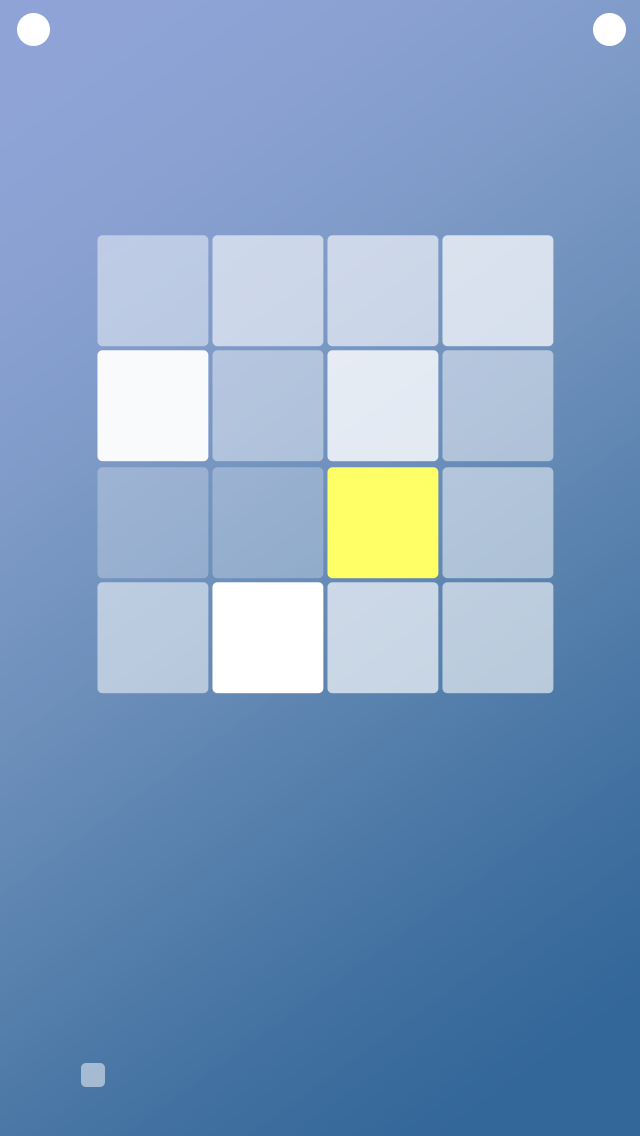
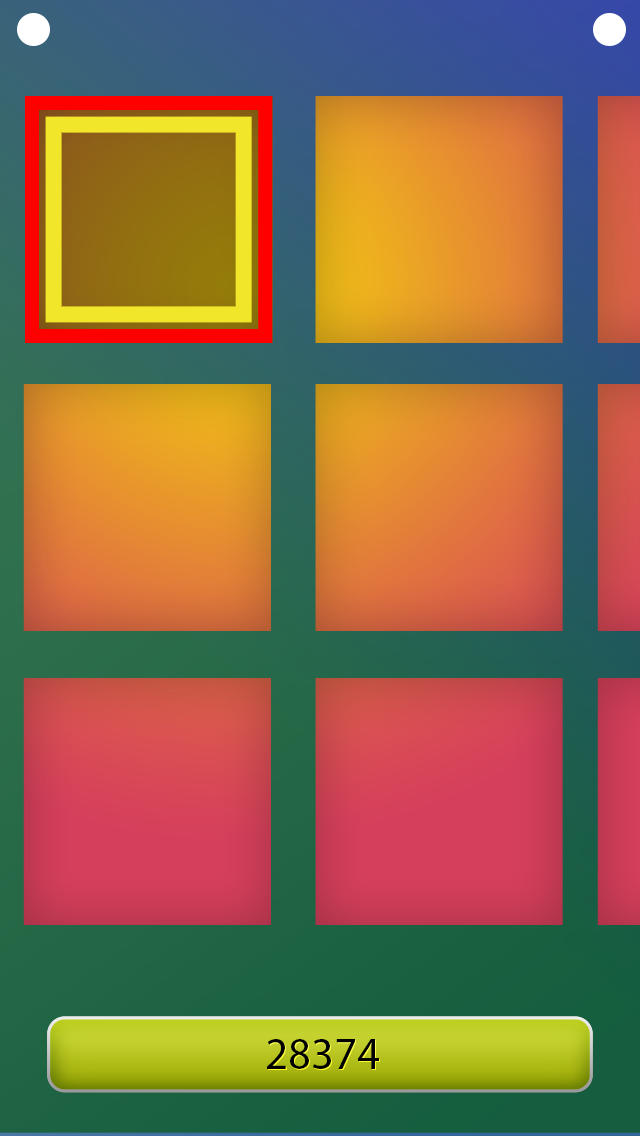
Before/after of a 640 × 1136 layered artwork. What changed in the layer stack:
removed group "Plot" (54 layers) over (x1=93, y1=222, x2=554, y2=757)
removed group "Example 1 (Center)" (17 layers) from group "Plot" over (x1=97, y1=235, x2=554, y2=694)
removed group "Qubits" (16 layers) from group "Example 1 (Center)" over (x1=97, y1=235, x2=554, y2=694)
removed layer "Qubit copy 14" (was 48%) from group "Qubits" over (x1=442, y1=350, x2=554, y2=462)
added group "store" with 23 layers above "Rounded Rectangle 1" over (x1=0, y1=0, x2=640, y2=1133)
added group "shop1" with 12 layers in group "store" over (x1=23, y1=96, x2=640, y2=925)
added layer "Shape 6 copy 37" in group "shop1" over (x1=23, y1=678, x2=271, y2=925)
added layer "Shape 6 copy 34" in group "shop1" over (x1=315, y1=678, x2=563, y2=925)
added layer "Shape 6 copy 33" in group "shop1" over (x1=23, y1=384, x2=271, y2=631)
added layer "Shape 6 copy 31" in group "shop1" over (x1=315, y1=384, x2=563, y2=631)
added layer "Shape 6 copy 28" in group "shop1" over (x1=315, y1=96, x2=563, y2=343)
added group "Group 38" with 3 layers in group "shop1" over (x1=25, y1=96, x2=273, y2=343)
added layer "Shape 6 copy 35" in group "Group 38" over (x1=45, y1=116, x2=252, y2=323)
added layer "Shape 6 copy 27" in group "Group 38" over (x1=25, y1=96, x2=273, y2=343)
added layer "Shape 6 copy 30" in group "Group 38" over (x1=25, y1=96, x2=273, y2=343)
added group "Group 29" with 9 layers in group "store" over (x1=0, y1=0, x2=640, y2=1133)
added group "Restart copy" with 4 layers in group "Group 29" over (x1=47, y1=1016, x2=593, y2=1093)
added layer "Shape 1 copy 10" in group "Restart copy" over (x1=47, y1=1016, x2=593, y2=1093)
added layer "Shape 1 copy 8" in group "Restart copy" over (x1=47, y1=1016, x2=593, y2=1093)
added layer "Shape 5 copy 6" (63%) in group "Group 29" over (x1=0, y1=0, x2=640, y2=1133)
…and 19 more changes (4 added, 15 removed)
